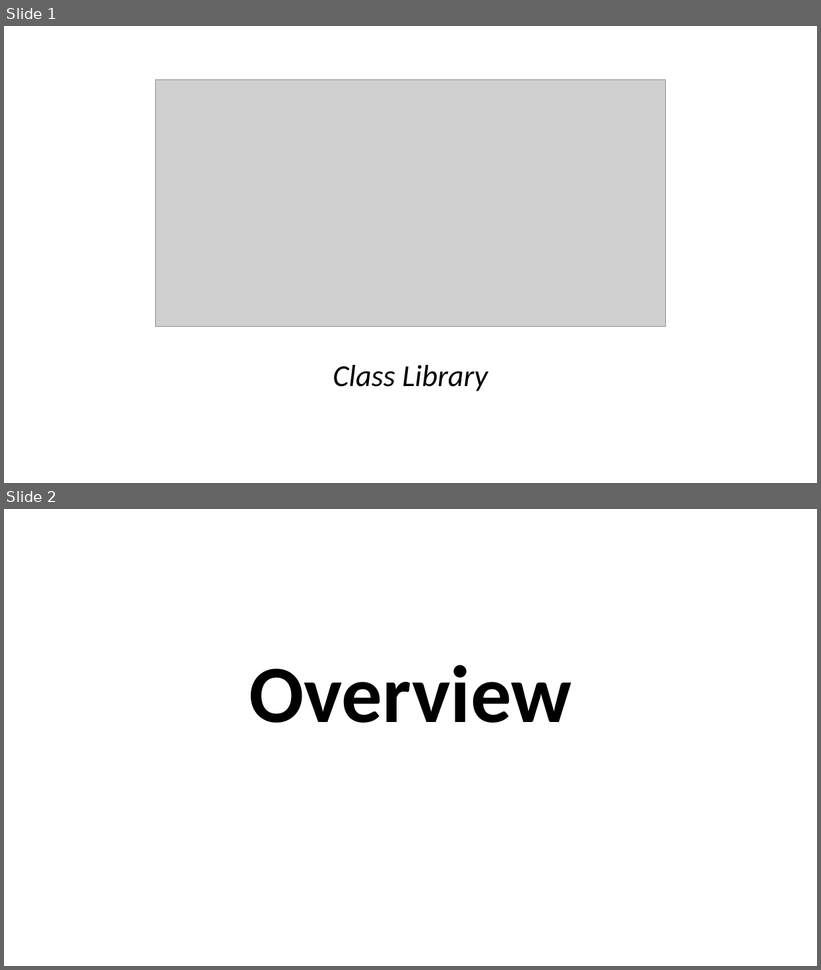
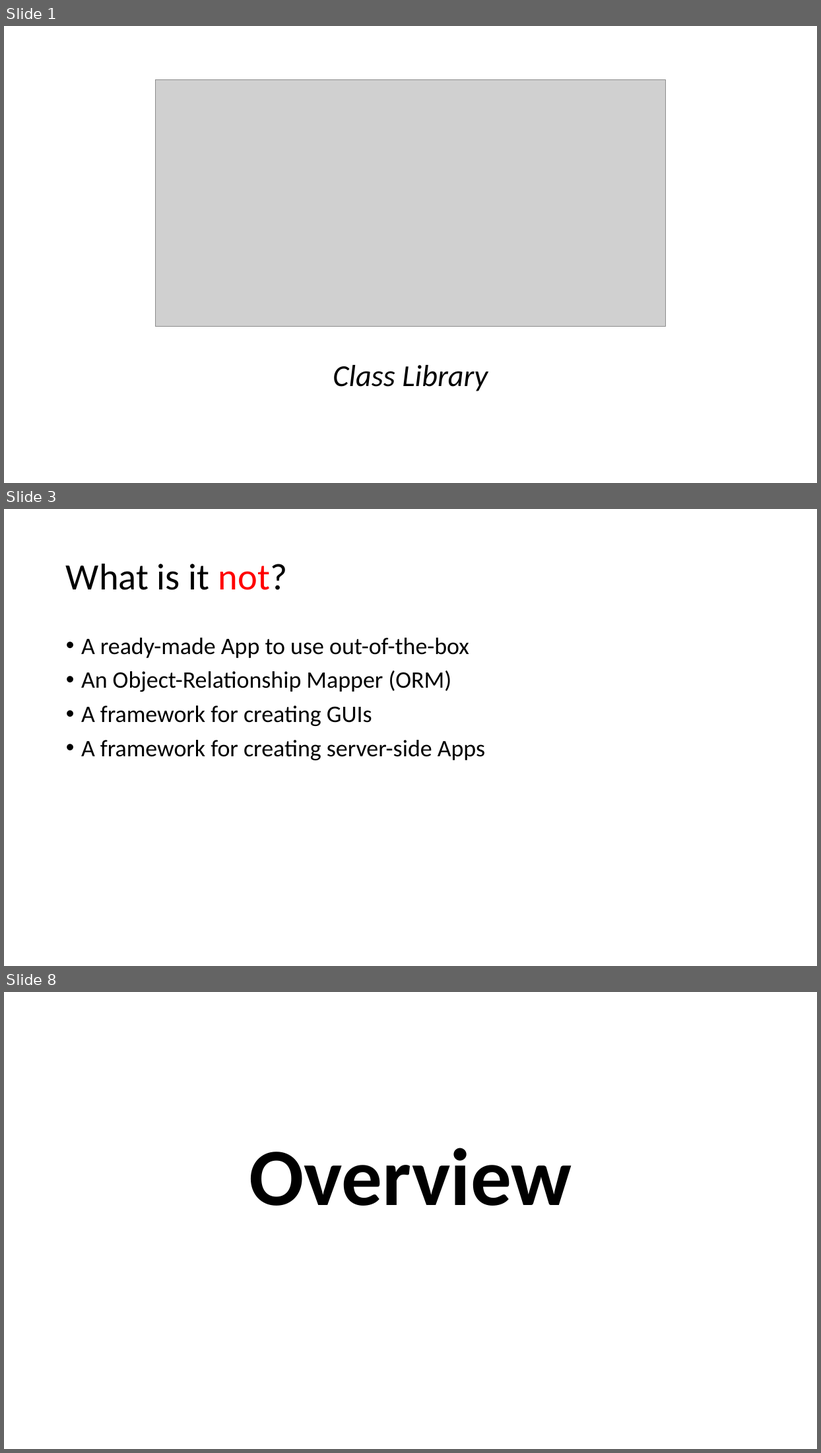
Before and after one commit to perl-easj/Teaching-materials, a slide deck: CSharpProgramming/Presentations/MVVMStarter Class Library.pptx. Shown one above the other, each under a label of ours: slides 1 and 2 before the commit, slides 1, 3 and 8 after it; the slides between them are not shown. The pictures are 821x970 and 821x1453 pixels, drawn with LibreOffice and Linux fonts; fonts in the diff are those of the drawing; grey boxes stand for pictures. Boxes give left, top, right and bottom in pixels: in the first picture for what was removed or moved away, otherwise in the second. Text is boxed around its words. In the diff, an @@ line names an element or a change of style, - is before the commit and + after.

```diff
--- a/CSharpProgramming/Presentations/MVVMStarter Class Library.pptx
+++ b/CSharpProgramming/Presentations/MVVMStarter Class Library.pptx
@@ slide 3 added at bbox=[4, 509, 817, 966], background #FFFFFF @@
@@ title added at bbox=[66, 563, 288, 590], 44 pt, text #000000 @@
+What is it not?
@@ text added at bbox=[81, 638, 485, 760], 28 pt, text #000000 @@
+• A ready-made App to use out-of-the-box
+• An Object-Relationship Mapper (ORM)
+• A framework for creating GUIs
+• A framework for creating server-side Apps
@@ what was slide 2 is now slide 8 @@
```
Also in this commit, not shown: 3 slides changed, 10 other slides added, 2 other files.
